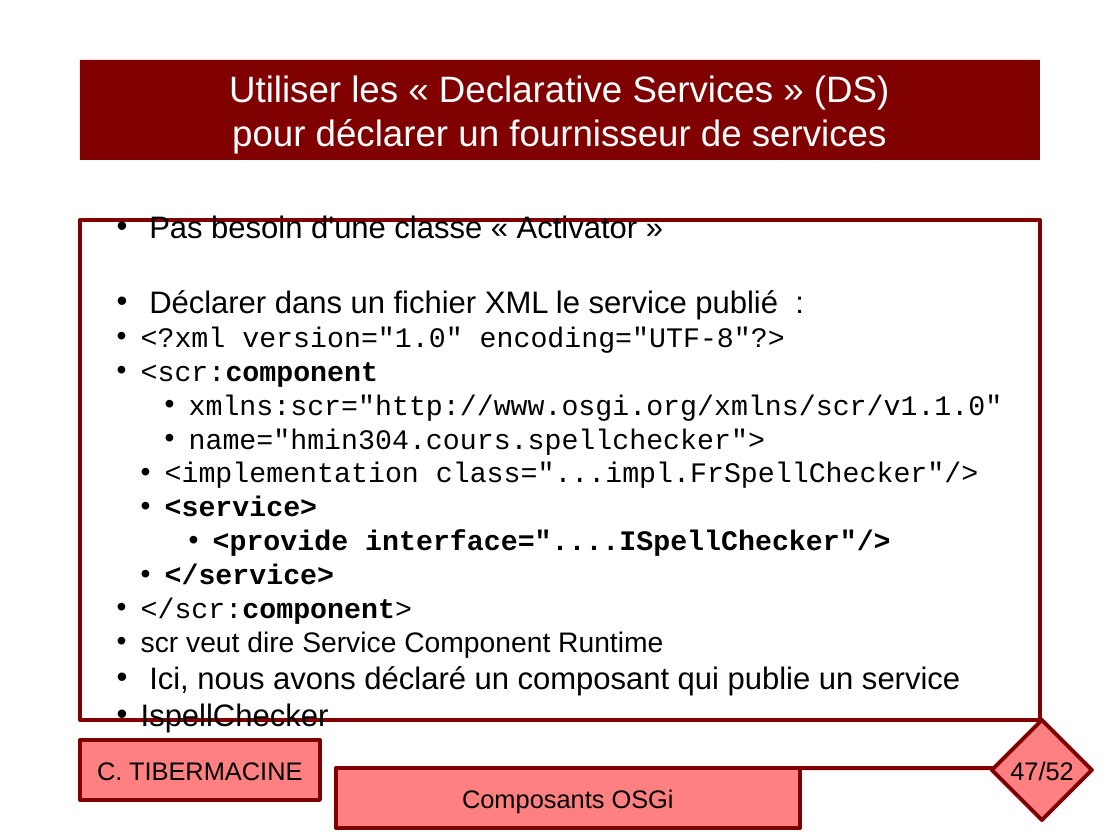
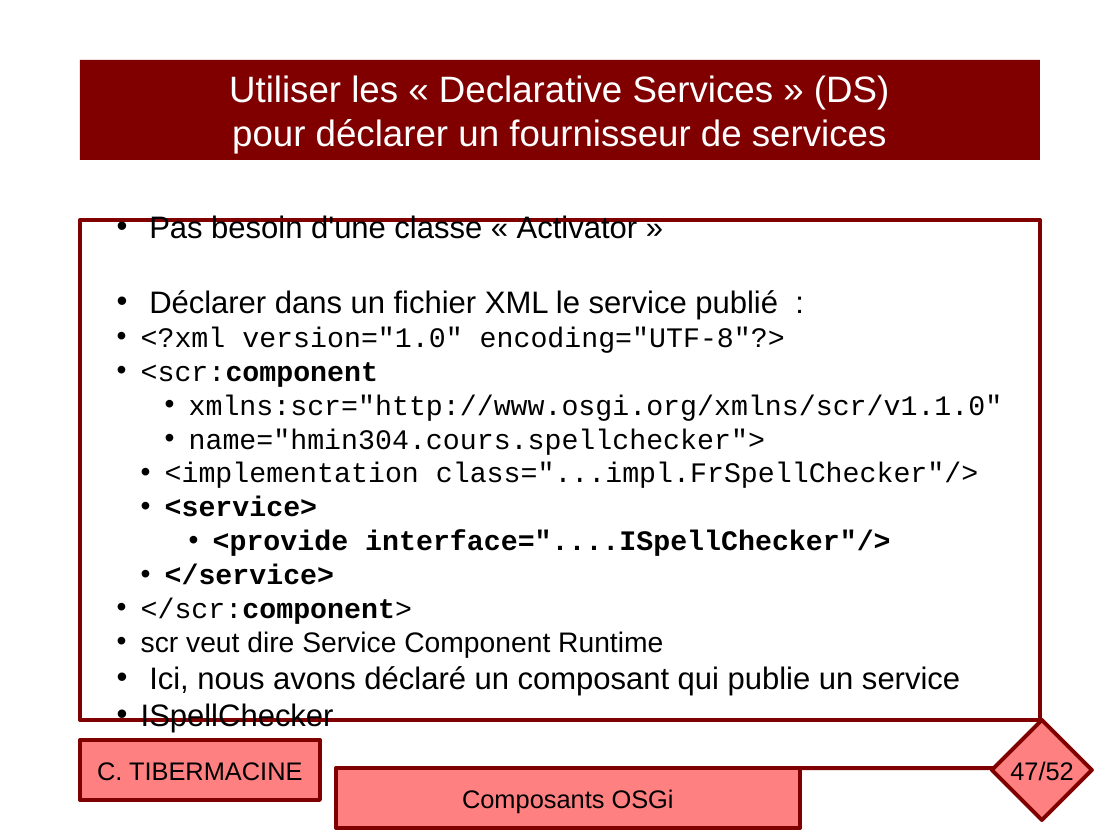
Before and after one commit to ctiber/composants, a slide deck: slide 47 of cours/cours3.odp. Drawn at 1120x840 pixels with LibreOffice and Linux fonts; fonts in the diff are those of the drawing. Boxes give left, top, right and bottom in pixels: in the first picture for what was removed or moved away, otherwise in the second. Text is boxed around its words. In the diff, an @@ line names an element or a change of style, - is before the commit and + after.

```diff
--- a/cours/cours3.odp
+++ b/cours/cours3.odp
@@ text in rectangle at box(141, 703, 334, 732): text changed @@
-• IspellChecker
+• ISpellChecker
```
Also in this commit, not shown: 18 other slides changed, 2 other files.
